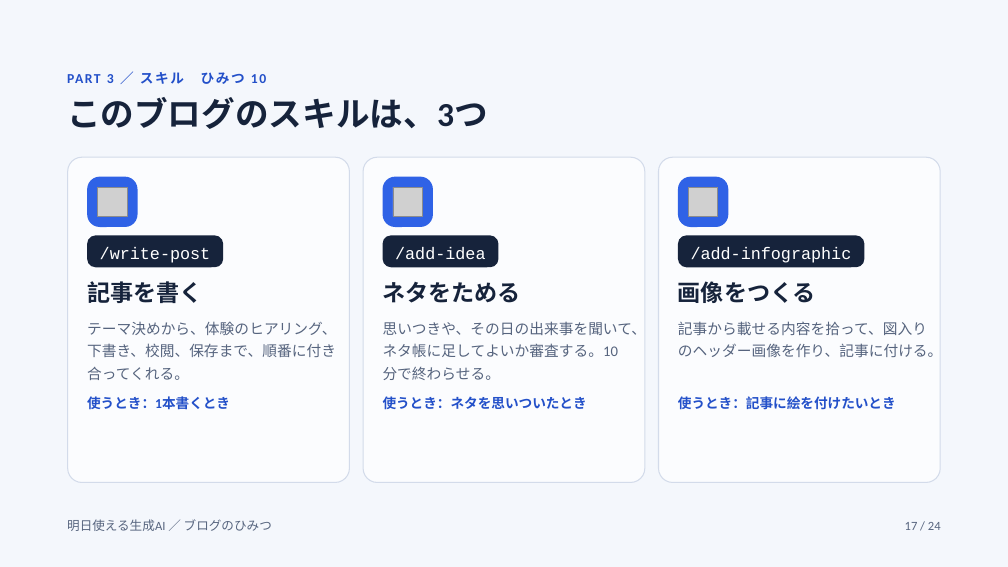
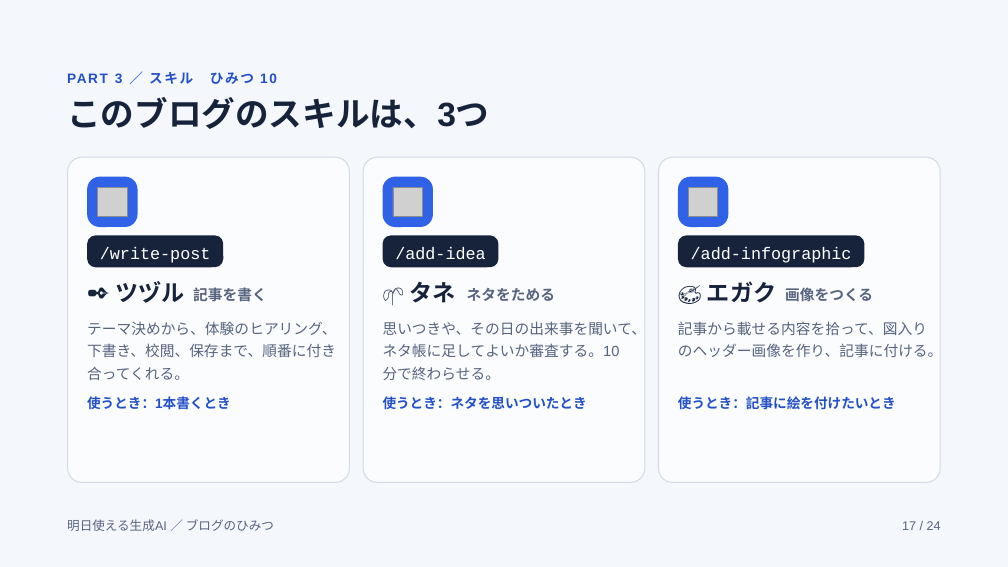
Before and after one commit to raindrop-aqua/blog-ap-sys, a slide deck: slide 17 of docs/reference/blog-secrets-slides/export/ブログのひみつ（仕組みと運営）.pptx. Drawn at 1008x567 pixels with LibreOffice and Linux fonts; fonts in the diff are those of the drawing; grey boxes stand for pictures. Boxes give left, top, right and bottom in pixels: in the first picture for what was removed or moved away, otherwise in the second. Text is boxed around its words. In the diff, an @@ line names an element or a change of style, - is before the commit and + after.

```diff
--- a/docs/reference/blog-secrets-slides/export/ブログのひみつ（仕組みと運営）.pptx
+++ b/docs/reference/blog-secrets-slides/export/ブログのひみつ（仕組みと運営）.pptx
@@ font Calibri to Arial in 6 elements at (115,72,277,84), (87,396,231,410), (383,321,646,380), (67,519,274,531), (902,521,941,530), (67,97,489,129) @@
@@ text in rounded rectangle at (100,247,211,263): text added @@
+/write-post
@@ text in rounded rectangle at (395,247,485,260): text added @@
+/add-idea
@@ text in rounded rectangle at (691,247,852,263): text added @@
+/add-infographic
@@ text at (115,281,184,303): text changed; size 16 to 22 pt; font Courier New to Arial; text colour #FFFFFF to #16233B; bold on @@
-/write-post
+✒️ ツヅル
@@ size 22 to 14 pt, font Calibri to Arial, text colour #16233B to #56647E; line spacing 28.6pt to 18.2pt in 3 elements at (467,288,555,301), (785,287,873,302), (193,287,267,302) @@
@@ text "記事を書く": place and size @@
-text "記事を書く" at (87,281,202,303)
+text "記事を書く" at (193,287,267,302)
@@ text at (409,282,455,303): text changed; size 16 to 22 pt; font Courier New to Arial; text colour #FFFFFF to #16233B; bold on @@
-/add-idea
+🌱 タネ
@@ text "ネタをためる": place and size @@
-text "ネタをためる" at (383,282,521,303)
+text "ネタをためる" at (467,288,555,301)
@@ text at (707,281,776,303): text changed; size 16 to 22 pt; font Courier New to Arial; text colour #FFFFFF to #16233B; bold on @@
-/add-infographic
+🎨 エガク
@@ text "画像をつくる": place and size @@
-text "画像をつくる" at (678,281,816,303)
+text "画像をつくる" at (785,287,873,302)
```
Also in this commit, not shown: 23 other slides changed, 2 other files.
